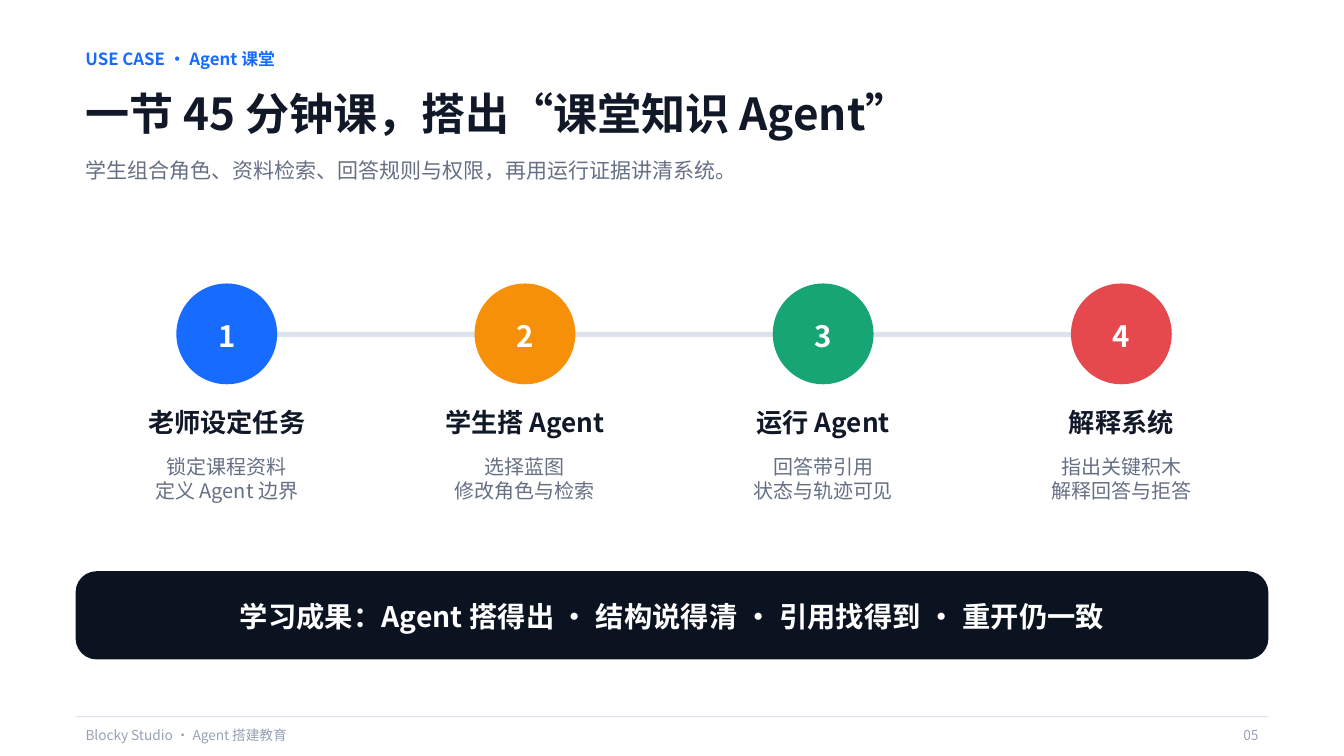
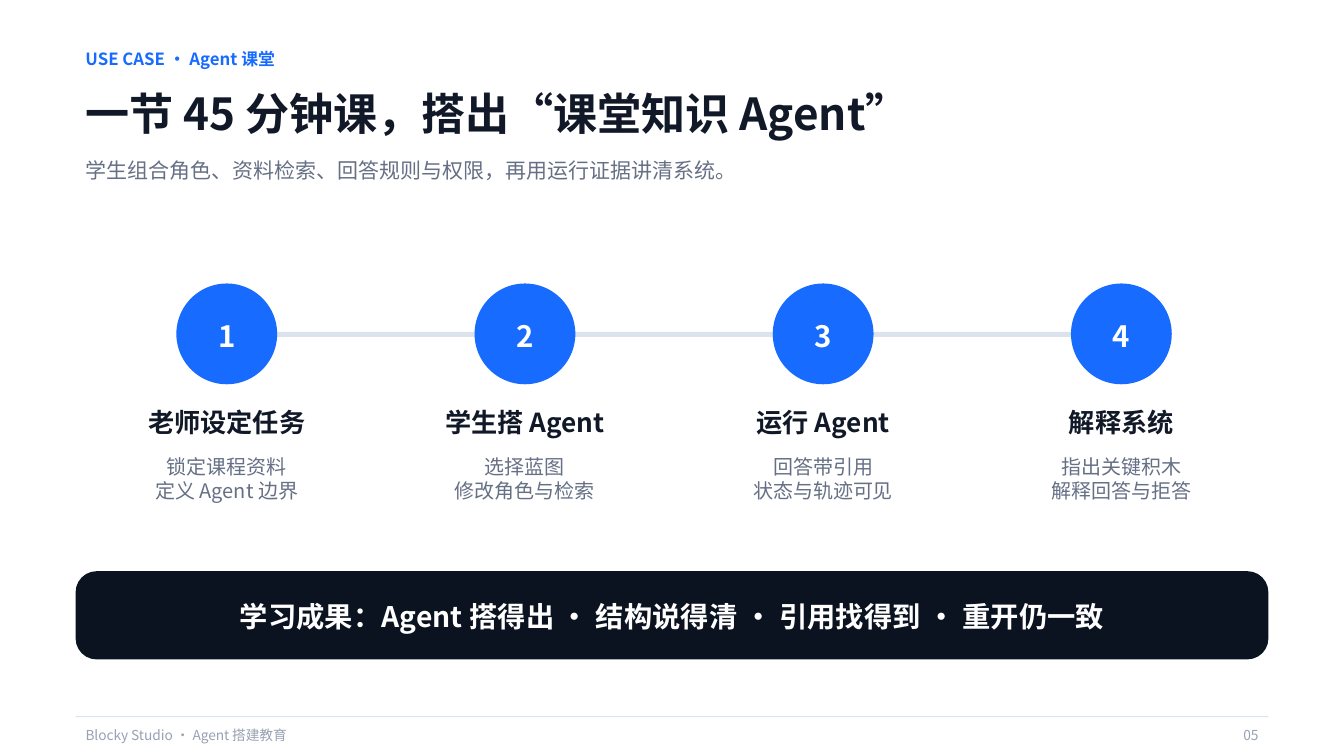
Before and after one commit to q2955161835-debug/Blocky-AI, a slide deck: slide 5 of PPT与商业计划书/Blocky-Studio-息壤杯-AI+教育.pptx. Drawn at 1344x756 pixels with LibreOffice and Linux fonts; fonts in the diff are those of the drawing. Boxes give left, top, right and bottom in pixels: in the first picture for what was removed or moved away, otherwise in the second. Text is boxed around its words. In the diff, an @@ line names an element or a change of style, - is before the commit and + after.

Commit message:
docs: unify competition deck color semantics

```diff
--- a/PPT与商业计划书/Blocky-Studio-息壤杯-AI+教育.pptx
+++ b/PPT与商业计划书/Blocky-Studio-息壤杯-AI+教育.pptx
@@ ellipse at [475, 283, 576, 384]: fill #F79009 to #176BFF @@
@@ ellipse at [773, 283, 874, 384]: fill #17A673 to #176BFF @@
@@ ellipse at [1071, 283, 1172, 384]: fill #E5484D to #176BFF @@
```
Also in this commit, not shown: 12 other slides changed, 1 other file.
